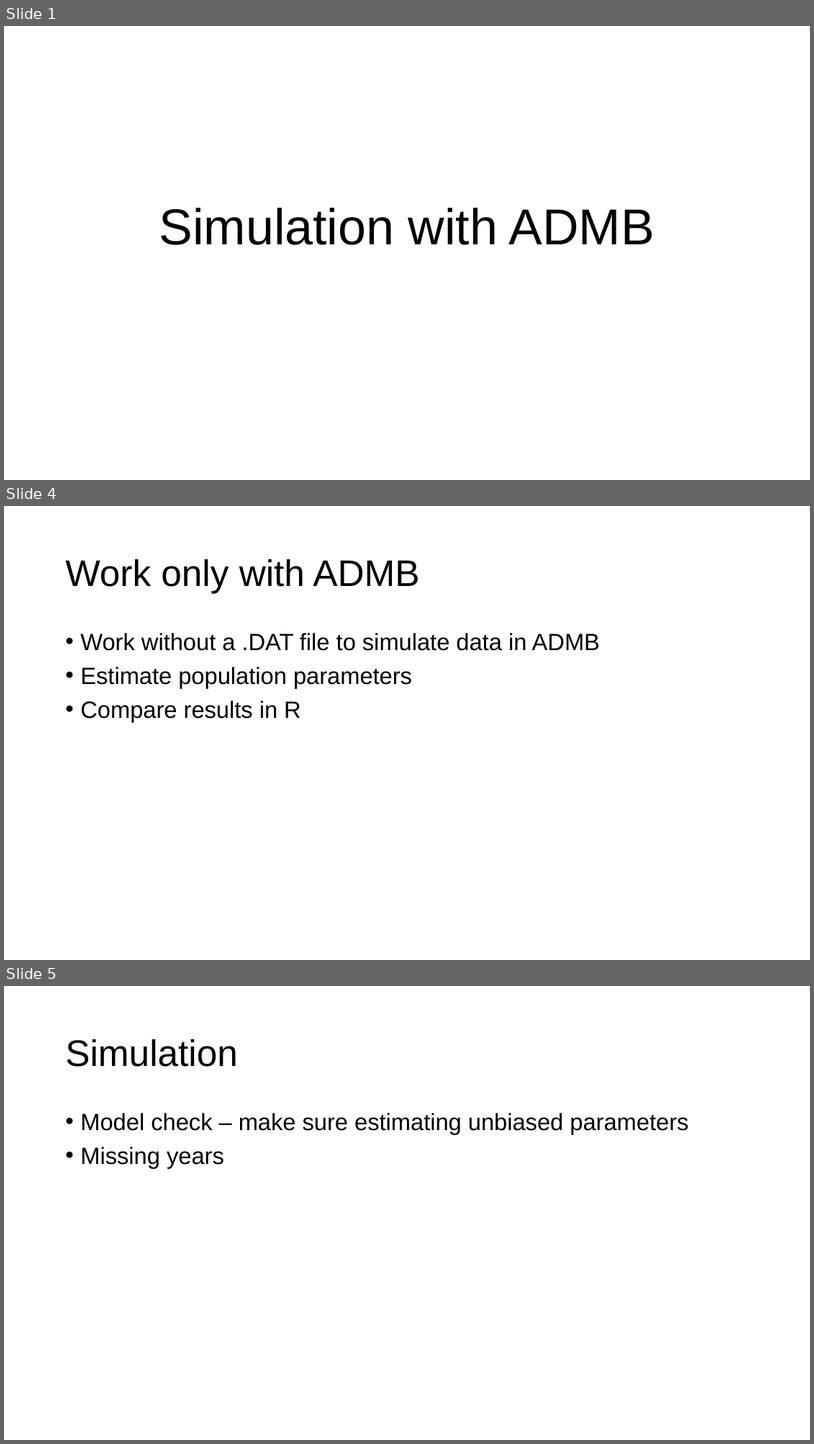
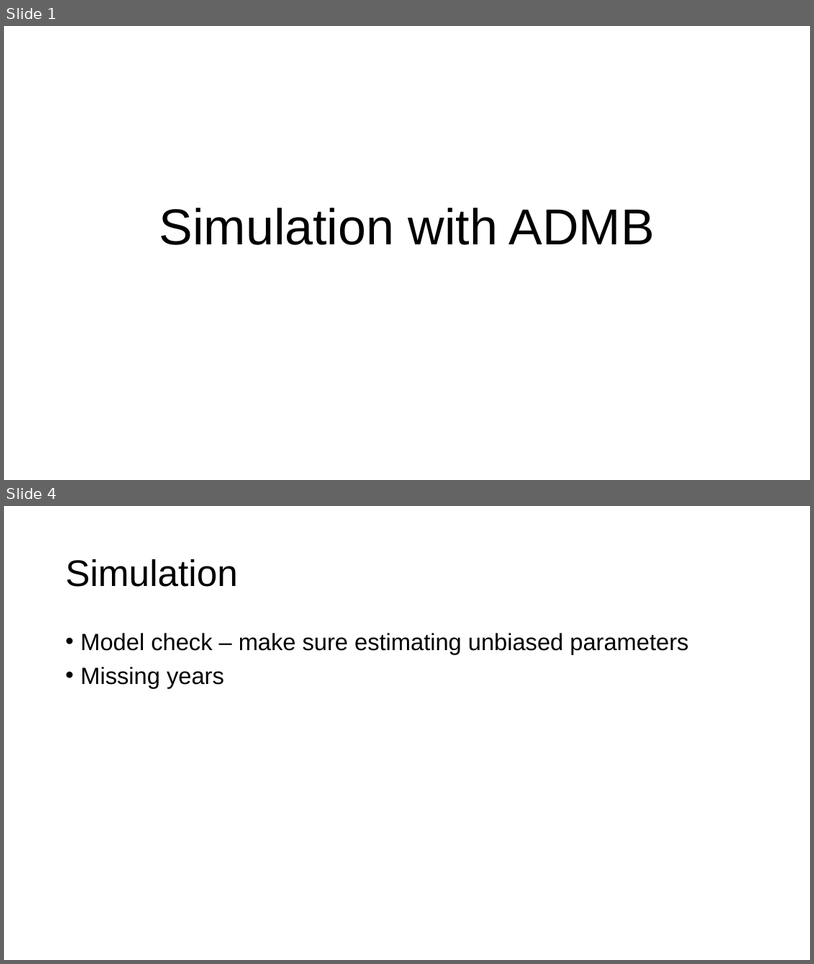
Before and after one commit to merrillrudd/ADMB_course, a slide deck: Day3/3a_Simulation/Simulation with ADMB.pptx. Shown one above the other, each under a label of ours: slides 1, 4 and 5 before the commit, slides 1 and 4 after it; the slides between them are not shown. The pictures are 814x1444 and 814x964 pixels, drawn with LibreOffice and Linux fonts; fonts in the diff are those of the drawing. Boxes give left, top, right and bottom in pixels: in the first picture for what was removed or moved away, otherwise in the second. Text is boxed around its words. In the diff, an @@ line names an element or a change of style, - is before the commit and + after.

```diff
--- a/Day3/3a_Simulation/Simulation with ADMB.pptx
+++ b/Day3/3a_Simulation/Simulation with ADMB.pptx
@@ slide 4 removed at [4,506,810,960], background #FFFFFF @@
@@ title removed at [65,559,419,593] @@
-Work only with ADMB
@@ text removed at [80,633,600,721] @@
-• Work without a .DAT file to simulate data in ADMB
-• Estimate population parameters
-• Compare results in R
@@ what was slide 5 is now slide 4 @@
```
Also in this commit, not shown: 1 slide added, 1 other slide removed, 23 other files.
